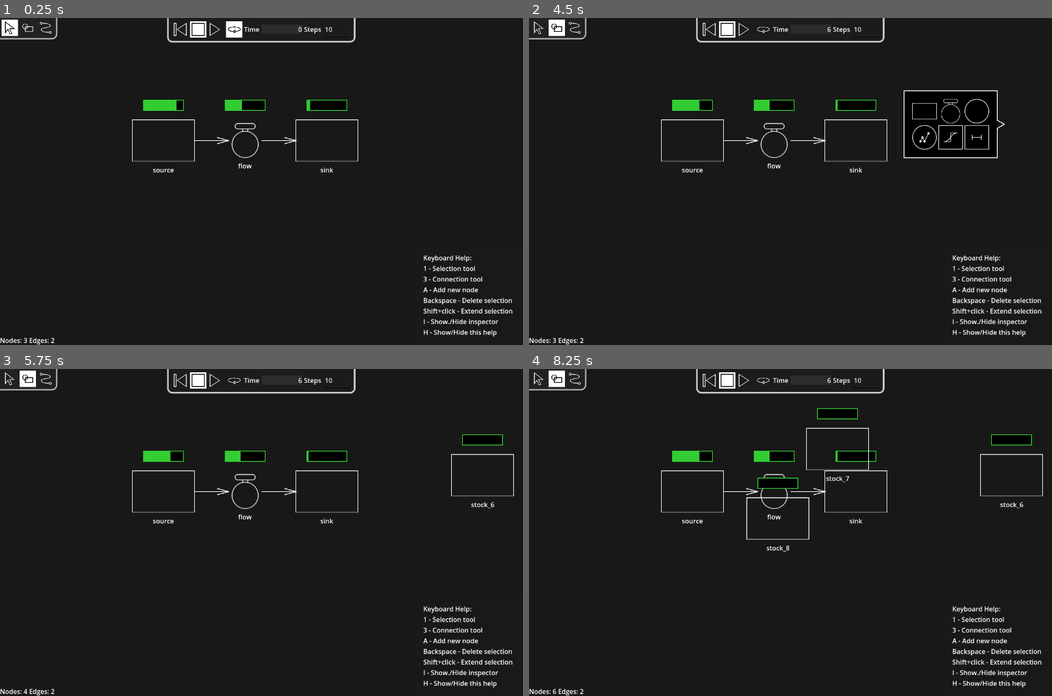
Above: before the commit, frames 1-4 (two rows, left to right).
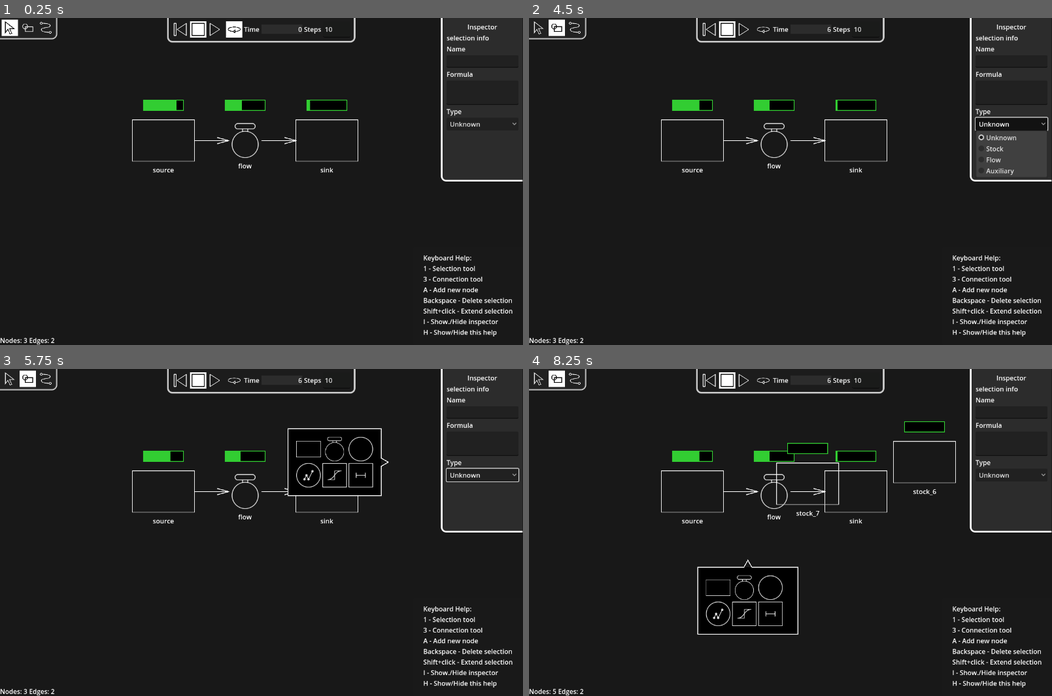
Above: after the commit, the same moments.

Repository: radomirbosak/poietic-playground
Game: Godot game, scene res://main.tscn
Same seed, same stepped clock (60 frames per second), same inputs: the game is played once before the commit and once after it.
Inputs (mouse positions are in pixels of both pictures, inside the frame that each line leads up to):
- Up to frame 1 (0.25 s): no input
- Up to frame 2 (4.5 s): click (539, 27) at 0.5 s; click (555, 27) at 1.25 s; click (743, 31) at 2 s; click (727, 31) at 2.75 s; click (764, 31) at 3.5 s; click (1010, 122) at 4.25 s, where only the run after the commit has a clickable "Unknown"
- Up to frame 3 (5.75 s): click (397, 460) at 5.02 s
- Up to frame 4 (8.25 s): click (837, 447) at 5.77 s; click (806, 483) at 6.52 s; click (780, 519) at 7.27 s; click (748, 552) at 8.02 s

The runs differ from the first frame. In frame 1, 0.6% of the frame differs, in the area x 84-100%, y 0-50%; in frame 2, 3.4%, in the area x 71-100%, y 0-50%; in frame 3, 1.8%; in frame 4, 2.5%.

Commit message:
Gather settings saving/loading into one place
- Created settings_save()/settings_load()
- Save inspector visibility status

Diff:
--- a/main.gd
+++ b/main.gd
@@ -1,31 +1,26 @@
 extends Node2D
 
+const SETTINGS_FILE = "user://settings.cfg"
+const default_window_size = Vector2(1280, 720)
+
 @onready var canvas: DiagramCanvas = %Canvas
+@onready var inspector_panel: InspectorPanel = %InspectorPanel
+@onready var help_panel: Panel = $Gui/HelpPanel
+
 var design: Design
 
 func _init():
 	design = Design.global
 
 func _ready():
+	load_settings()
+
+	Global.canvas = canvas
+
 	get_viewport().connect("size_changed", _on_window_resized)
 	create_demo_design()
+	canvas.sync_design()
 	update_status_text()
-	canvas.sync_design()
-
-	var config = ConfigFile.new()
-	var load_result = config.load("user://settings.cfg")
-	if load_result == OK:
-		var window_size = Vector2(
-			config.get_value("window", "width", 1280),
-			config.get_value("window", "height", 720)
-			)
-		if config.get_value("help", "visible", true):
-			$Gui/HelpPanel.show()
-		else:
-			$Gui/HelpPanel.hide()
-		DisplayServer.window_set_size(window_size)
-
-	Global.canvas = $Canvas
 
 func create_demo_design():
 	var a = DesignObject.new("Stock", "source", Vector2(400, 300), randi() % 100)
@@ -72,31 +67,21 @@
 	$Gui/StatusText.text = text
 
 func _on_window_resized():
-	var window_size = DisplayServer.window_get_size()
-	var config = ConfigFile.new()
-	config.load("user://settings.cfg")
-	config.set_value("window", "width", window_size.x)
-	config.set_value("window", "height", window_size.y)
-	config.save("user://settings.cfg")
+	save_settings()
 
 func toggle_help():
-	if $Gui/HelpPanel.visible:
-		print("Hide")
-		$Gui/HelpPanel.hide()
+	if help_panel.visible:
+		help_panel.hide()
 	else:
-		print("Show")
-		$Gui/HelpPanel.show()
-
-	var config = ConfigFile.new()
-	config.load("user://settings.cfg")
-	config.set_value("help", "visible", $Gui/HelpPanel.visible)
-	config.save("user://settings.cfg")
+		help_panel.show()
+	save_settings()
 
 func toggle_inspector():
-	if $Gui/InspectorPanel.visible:
-		$Gui/InspectorPanel.hide()
+	if inspector_panel.visible:
+		inspector_panel.hide()
 	else:
-		$Gui/InspectorPanel.show()
+		inspector_panel.show()
+	save_settings()
 
 func toggle_run():
 	if GlobalSimulator.is_running:
@@ -106,3 +91,38 @@
 
 func delete_selection():
 	canvas.delete_selection()
+
+func load_settings():
+	var config = ConfigFile.new()
+	var load_result = config.load(SETTINGS_FILE)
+	if load_result != OK:
+		push_warning("Settings file not loaded")
+		return
+
+	var window_size = Vector2(
+		config.get_value("window", "width", default_window_size.x),
+		config.get_value("window", "height", default_window_size.y)
+		)
+	if config.get_value("help", "visible", true):
+		help_panel.show()
+	else:
+		help_panel.hide()
+
+	if config.get_value("inspector", "visible", true):
+		inspector_panel.show()
+	else:
+		inspector_panel.hide()
+	DisplayServer.window_set_size(window_size)
+
+func save_settings():
+	var window_size = DisplayServer.window_get_size()
+	var config = ConfigFile.new()
+	if config.load(SETTINGS_FILE) != OK:
+		# Just warn, do not return, but proceed with new settings.
+		push_warning("Unable to load settings")
+
+	config.set_value("window", "width", window_size.x)
+	config.set_value("window", "height", window_size.y)
+	config.set_value("help", "visible", help_panel.visible)
+	config.set_value("inspector", "visible", inspector_panel.visible)
+	config.save(SETTINGS_FILE)
--- a/main.tscn
+++ b/main.tscn
@@ -33,7 +33,6 @@
 
 [node name="InspectorPanel" parent="Gui" instance=ExtResource("4_uq7uj")]
 unique_name_in_owner = true
-visible = false
 offset_left = -201.0
 offset_right = -1.0
 
